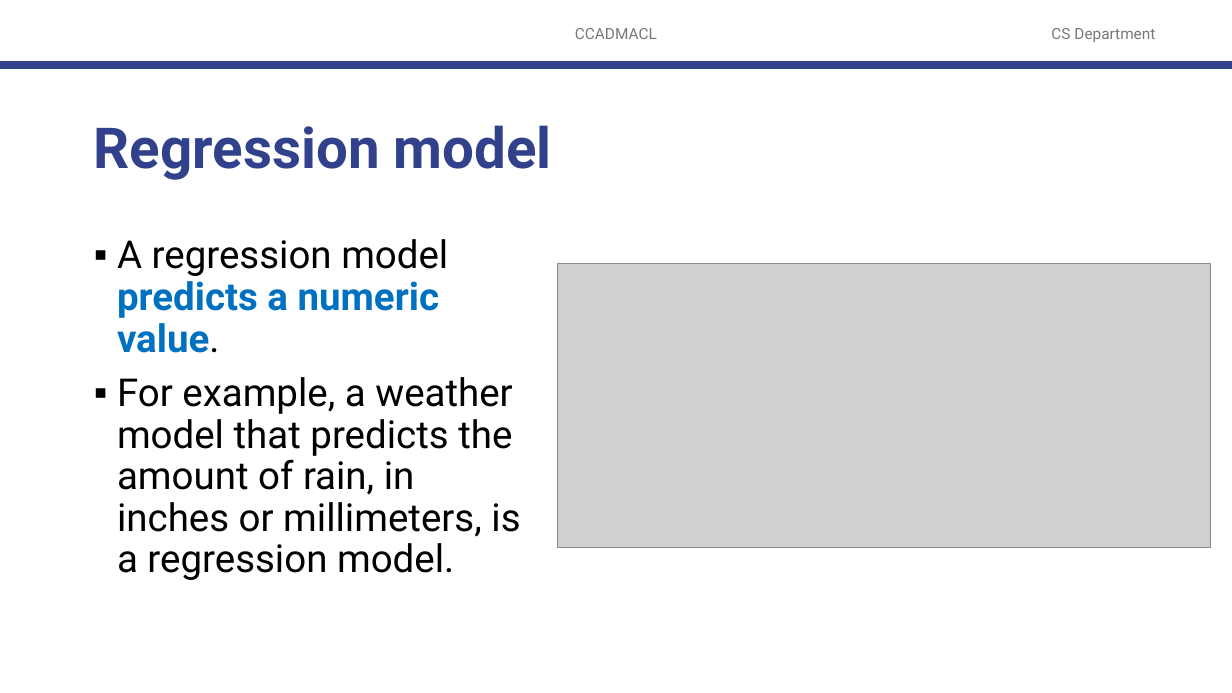
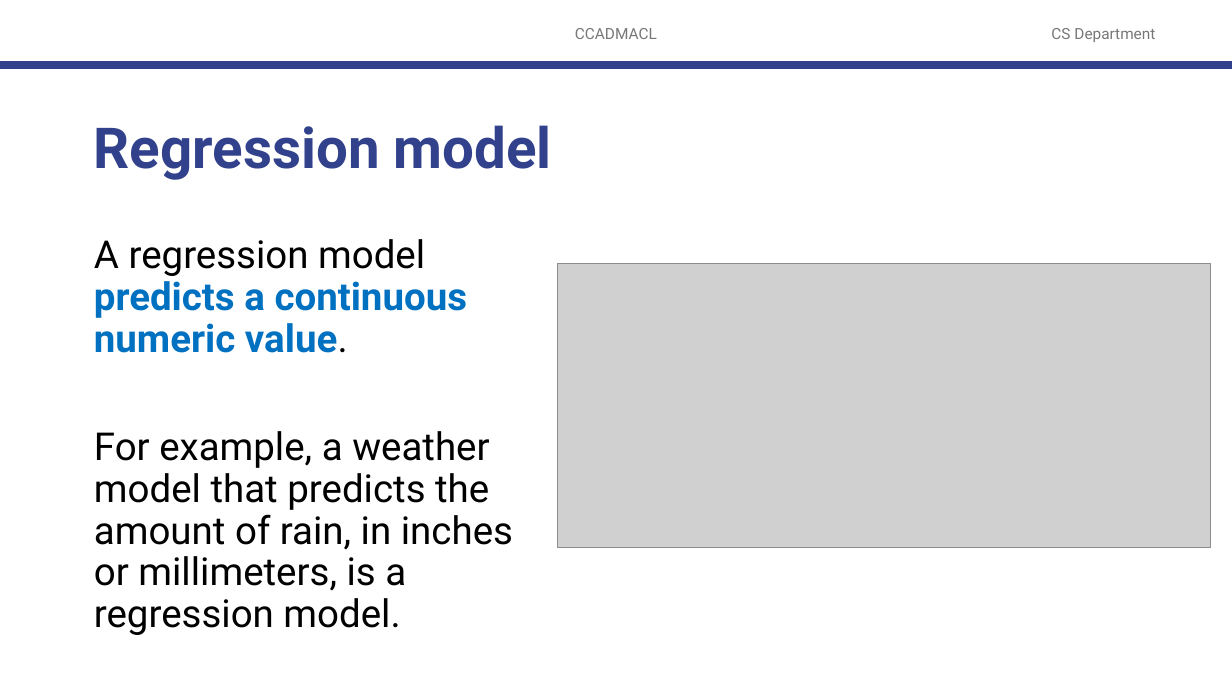
Before and after one commit to robitussin/CCADMACL, a slide deck: slide 7 of 1 - Generative vs Discriminative Models/Review on Machine Learning Concepts.pptx. Drawn at 1232x693 pixels with LibreOffice and Linux fonts; fonts in the diff are those of the drawing; grey boxes stand for pictures; background and template pictures are left out. Boxes give left, top, right and bottom in pixels: in the first picture for what was removed or moved away, otherwise in the second. Text is boxed around its words. In the diff, an @@ line names an element or a change of style, - is before the commit and + after.

```diff
--- a/1 - Generative vs Discriminative Models/Review on Machine Learning Concepts.pptx
+++ b/1 - Generative vs Discriminative Models/Review on Machine Learning Concepts.pptx
@@ text at (94, 239, 468, 353): text changed @@
-▪ A regression model predicts a numeric value.
+A regression model predicts a continuous numeric value.
@@ text at (94, 431, 513, 635): bullet ▪ to none @@
```
Also in this commit, not shown: 10 other slides changed.
